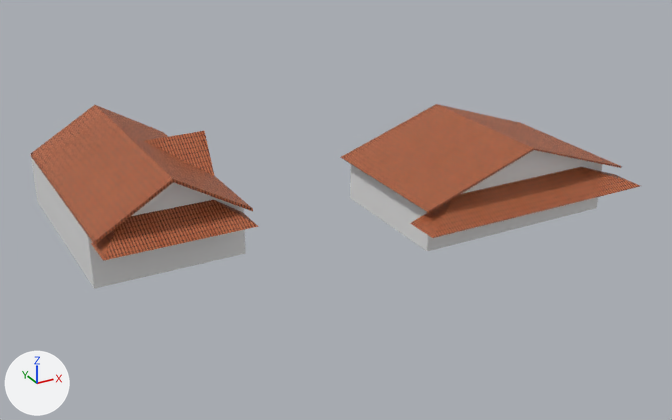
Renders of the Blender file Assets/praça das aguas/predios/casaamarela.blend from each side of a commit.
One viewpoint serves both versions: a 50 mm lens placed at (-25.2, -27.8, 16.4), pointed at (-7.4, 4.6, 0.2). Arrows for +X, +Y and +Z are at lower left; the lights stay in place.
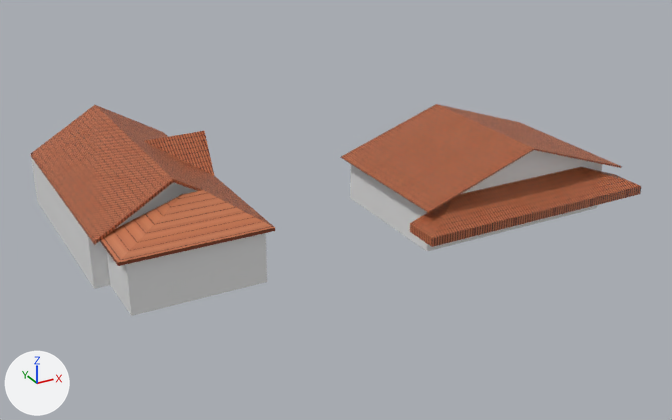
Where the change shows, as pixel boxes (x1, y1, x2, y2) in the pictures (672 x 420 px; the box of a moved part takes in the faces that stretch with it):
'Cube.001', reshaped
    before: (31, 104, 640, 261)
    after: (31, 104, 640, 263)
'Cube.002', reshaped
    before: (31, 150, 602, 289)
    after: (31, 150, 602, 316)
'Cube.000', added (brown)
    after: (31, 149, 641, 266)
part 1 of me_cube_000, added
    after: (106, 233, 267, 316)
part 2 of me_cube_002, deleted (brown)
    before: (92, 200, 258, 261)
part 3 of me_cube_002, moved or reshaped
    before: (31, 105, 253, 245)
    after: (31, 105, 275, 263)

The change, as a list of edits to the scene's bpy script:
```text
Change me_cube_000:
    where me_cube_000.from_pydata(...)  # 23 vertices, 12 faces; spans x -17.0..4.5, y -1.0..11.7, z -1.1..2.9
    used by ob_cube_002; location = (-1.35, 0.79, 1.0)
    verts and faces of me_cube_000; kept vertices keep their numbers, new ones are numbered from 23
    me_cube_000 part 1
    add verts[23] = (-16.4, -0.3, -1.1)  # pixel (131, 315)
    add verts[24] = (-16.4, -0.3, 1.2)
    add verts[25] = (-11.2, -0.3, -1.1)  # pixel (267, 281)
    add verts[26] = (-11.2, -0.3, 1.2)
    add for new, old in zip([*range(27, 31)], [*range(23, 27)]): verts[new] = verts[old] + (0.0, 2.6, 0.0)
    add faces += [(23, 25, 26, 24), (25, 29, 30, 26), (23, 24, 28, 27)]
Change me_cube_002:
    used by ob_cube_001; location = (-1.35, 0.79, 1.0)
    remove me_cube_002.from_pydata(...)  # 57 vertices, 42 faces; spans x -17.0..5.4, y -2.5..11.7, z 0.4..3.0
    add me_cube_002.from_pydata(...)  # 58 vertices, 35 faces; spans x -17.0..5.4, y -2.5..11.7, z 0.4..3.0
    me_cube_002 part 2: the loose piece of 6 vertices spanning x -16.9..-11.0, y 0.8..2.3, z 0.8..1.5 is deleted
    me_cube_002 part 3
    2 vertices are removed from x -10.9, y 1.5, z 1.1..1.2
    11 faces are deleted
    14 vertices are added at x -16.8..-10.9, y -0.5..2.3, z 1.1..3.0
    15 new faces join them
Add me_cube_001:
    me_cube_001.from_pydata(...)  # 43 vertices, 18 faces; spans x -17.0..5.4, y -2.5..11.7, z 0.0..3.0
    me_cube_001.materials.append(mat_texturescom_rooftilesceramic0037_1_seamless_s_jpg)  # picture img_texturescom_rooftilesceramic0037_1_seamless_s_jpg
Add ob_cube_000:
    ob_cube_000 = bpy.data.objects.new('Cube.000', me_cube_001)
    ob_cube_000.location = (-1.35, 0.79, 1.0)
```
